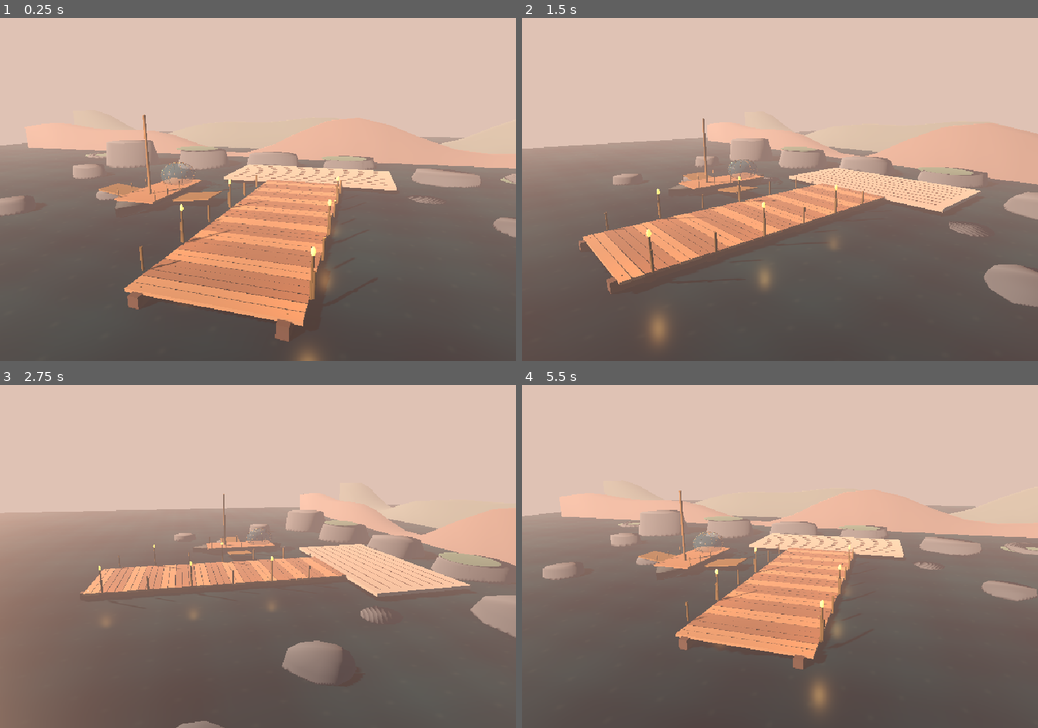
Above: before the commit, frames 1-4 (two rows, left to right).
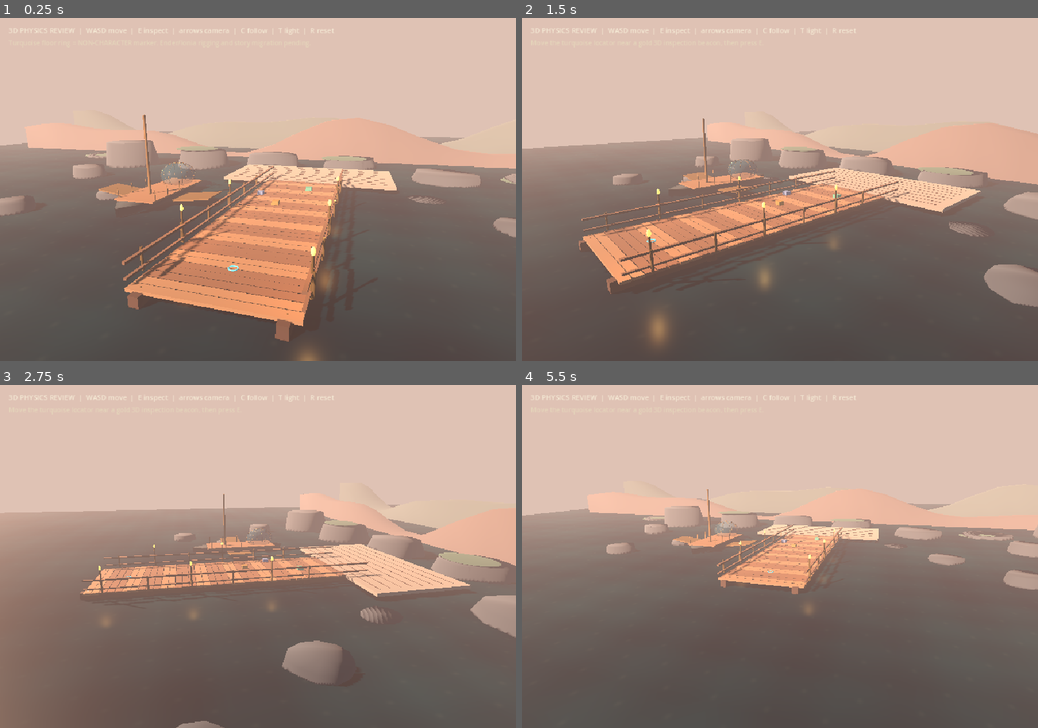
Above: after the commit, the same moments.

Repository: ndrorchestration/ToSailaStarrySky-jrpg
Game: Godot game, scene res://scenes/first_wake_3d_visual_slice.tscn
The game is run twice, just before and just after one commit, with the same random seed, the same clock (stepped at 60 frames per second) and the same inputs. This scene is started directly instead of the project's main scene.
Inputs:
- Up to frame 1 (0.25 s): no input
- Up to frame 2 (1.5 s): tap Enter at 0.5 s; hold Right (ui_right) 0.53-1.28 s; tap E at 0.6, 1.25 s; tap C at 0.8, 1.35 s; hold Down (ui_down) from 1.28 s (still down)
- Up to frame 3 (2.75 s): tap T at 1.55, 2.1 s; tap E at 2, 2.3 s; release Down (ui_down) at 2.03 s; hold Right (ui_right) from 2.03 s (still down)
- Up to frame 4 (5.5 s): tap E at 2.75, 2.85, 3.5, 4.25, 4.55 s; release Right (ui_right) at 2.78 s; hold Up (ui_up) 2.78-3.53 s; tap C at 3.05, 3.6, 5.3 s; hold Left (ui_left) 3.53-5.03 s; tap T at 3.8, 4.35 s; hold Down (ui_down) from 5.03 s (still down); tap R at 5.1 s

The runs differ from the first frame. In frame 1, 1.4% of the frame differs, in the area x 1-69%, y 3-87%; in frame 2, 1.5%; in frame 3, 1.0%; in frame 4, 15%, in the area x 0-100%, y 3-96%.

Commit message:
feat(godot3d): integrate physical dock, safety rails, movable navigation marker and true Area3D inspection probes

Diff:
--- a/godot/scripts/first_wake_3d_visual_slice.gd
+++ b/godot/scripts/first_wake_3d_visual_slice.gd
@@ -4,6 +4,7 @@
 ## Keep the existing res://scenes/first_wake_game.tscn entry untouched.
 const WaterShader = preload("res://shaders/first_wake_3d_water.gdshader")
 const CharacterSlot = preload("res://scripts/first_wake_3d_character_slot.gd")
+const NavigationMarker = preload("res://scripts/first_wake_3d_navigation_marker.gd")
 const CAMERA_TARGET := Vector3(-3.4, 0.9, -9.0)
 
 var visual_root: Node3D
@@ -18,6 +19,13 @@
 var camera_azimuth := 0.30
 var camera_distance := 34.0
 var camera_elevation := 0.24
+var navigation_body: CharacterBody3D
+var physics_root: Node3D
+var interaction_probes: Array[Area3D] = []
+var interaction_receipts: Array[String] = []
+var navigation_notice: Label
+var navigation_status: Label
+var camera_follow_navigation := false
 
 func _ready() -> void:
     _assemble()
@@ -343,6 +351,122 @@
         if slot.ready_for_art_review:
             animation_assets_loaded += 1
 
+func _static_collision(label: String, center: Vector3, bounds: Vector3) -> void:
+    var fixed := StaticBody3D.new()
+    fixed.name = label
+    fixed.collision_layer = 1
+    fixed.collision_mask = 0
+    fixed.position = center
+    var collider := CollisionShape3D.new()
+    collider.name = "TruePhysicalBoundary"
+    var shape := BoxShape3D.new()
+    shape.size = bounds
+    collider.shape = shape
+    fixed.add_child(collider)
+    physics_root.add_child(fixed)
+
+func _interaction_probe(label: String, position3: Vector3,
+        purpose: String, tint: Color) -> void:
+    var area := Area3D.new()
+    area.name = label
+    area.set_meta("review_text", purpose)
+    area.collision_layer = 0
+    area.collision_mask = 2
+    area.monitoring = true
+    area.monitorable = true
+    area.position = position3 + Vector3(0, 0.9, 0)
+    var collider := CollisionShape3D.new()
+    collider.name = "Genuine3DProximityVolume"
+    var sphere := SphereShape3D.new()
+    sphere.radius = 1.85
+    collider.shape = sphere
+    area.add_child(collider)
+    physics_root.add_child(area)
+    interaction_probes.append(area)
+    # Clearly marked golden 3D review waypoint, not a story NPC stand-in.
+    var marker_material := _material(tint, 0.38, 0.5)
+    marker_material.emission_enabled = true
+    marker_material.emission = tint * 0.55
+    marker_material.emission_energy_multiplier = 0.5
+    _box(label + "_NonCanonicalWaypoint", position3 + Vector3(0, 0.23, 0),
+        Vector3(0.65, 0.38, 0.65), marker_material)
+
+func _assemble_navigation_physics() -> void:
+    physics_root = Node3D.new()
+    physics_root.name = "IsolatedTrue3DPhysicsAndInteractionReview"
+    add_child(physics_root)
+    # Collision follows modeled pier coordinates, but does not change any
+    # CollisionShape2D/Area2D that drives the canonical First Wake.
+    _static_collision("ContinuousPierDeckPhysics",
+        Vector3(0, -0.055, -5.05), Vector3(9.10, 0.32, 30.55))
+    _static_collision("StoneArrivalPlazaPhysics",
+        Vector3(0, -0.055, -23.1), Vector3(21.8, 0.43, 10.65))
+    for side in [-1.0, 1.0]:
+        _static_collision("PierSafetyBalustrade_%s" % str(int(side)),
+            Vector3(side * 4.62, 0.72, -5.05), Vector3(0.32, 1.55, 30.5))
+    var rail_material := _material(Color("#6f5547"), 0.82, 0.06)
+    for side in [-1.0, 1.0]:
+        _box("PierContinuousVisibleSafetyRail", Vector3(side * 4.62, 1.42, -5.05),
+            Vector3(0.22, 0.15, 30.5), rail_material)
+        _box("PierLowerVisibleSafetyRail", Vector3(side * 4.62, 0.53, -5.05),
+            Vector3(0.19, 0.13, 30.5), rail_material)
+
+    navigation_body = NavigationMarker.new()
+    navigation_body.name = "NonCharacterPhysicsNavigationMarker"
+    navigation_body.position = Vector3(0, 0.14, 6.8)
+    physics_root.add_child(navigation_body)
+    _interaction_probe("NoticeBoard_ReviewOnly", Vector3(-0.9, 0.11, -6.7),
+        "Spatial notice reached. Canonical job-flyer dialogue is still in First Wake.",
+        Color("#d29b57"))
+    _interaction_probe("IoniaArrival_ReviewOnly", Vector3(1.35, 0.11, -13.2),
+        "Ionia's 3D arrival point reached. Source-approved model and conversation pending.",
+        Color("#6fc9ad"))
+    _interaction_probe("AureateWakeGangway_ReviewOnly", Vector3(-3.4, 0.11, -10.0),
+        "Gangway position verified. Real 3D boarding and ship physics not yet migrated.",
+        Color("#8ca9d8"))
+
+func _assemble_navigation_hud() -> void:
+    var overlay := CanvasLayer.new()
+    overlay.name = "ClearlyLabeled3DDevelopmentHUD"
+    overlay.layer = 3
+    add_child(overlay)
+    navigation_notice = Label.new()
+    navigation_notice.name = "NavigationControls"
+    navigation_notice.position = Vector2(16, 14)
+    navigation_notice.text = "3D PHYSICS REVIEW  |  WASD move  |  E inspect  |  arrows camera  |  C follow  |  T light  |  R reset"
+    navigation_notice.add_theme_font_size_override("font_size", 13)
+    navigation_notice.add_theme_color_override("font_color", Color("#f4e9d4"))
+    overlay.add_child(navigation_notice)
+    navigation_status = Label.new()
+    navigation_status.name = "HonestArtworkStatus"
+    navigation_status.position = Vector2(16, 38)
+    navigation_status.text = "Turquoise floor ring = NON-CHARACTER marker. Ender/Ionia rigging and story migration pending."
+    navigation_status.add_theme_font_size_override("font_size", 12)
+    navigation_status.add_theme_color_override("font_color", Color("#e4d4ba"))
+    overlay.add_child(navigation_status)
+
+func inspect_nearest_probe() -> bool:
+    if navigation_body == null:
+        return false
+    var nearest: Area3D = null
+    var nearest_distance := 100000.0
+    for area in interaction_probes:
+        # Verify actual Area3D physics overlap, not a fake screen-space
+        # proximity estimate or story flag.
+        if not area.get_overlapping_bodies().has(navigation_body):
+            continue
+        var distance := area.global_position.distance_to(navigation_body.global_position)
+        if distance < nearest_distance:
+            nearest_distance = distance
+            nearest = area
+    if nearest == null:
+        navigation_status.text = "Move the turquoise locator near a gold 3D inspection beacon, then press E."
+        return false
+    var receipt: String = nearest.name
+    interaction_receipts.append(receipt)
+    navigation_status.text = str(nearest.get_meta("review_text", "Spatial inspection only."))
+    return true
+
 func _assemble() -> void:
     visual_root = Node3D.new()
     visual_root.name = "True3DEnvironmentGeometry"
@@ -353,6 +477,8 @@
     _assemble_pier()
     _assemble_aureate_wake_study()
     _assemble_cast_import_points()
+    _assemble_navigation_physics()
+    _assemble_navigation_hud()
     camera = Camera3D.new()
     camera.name = "PlayableReviewOrbitCamera"
     camera.current = true
@@ -365,12 +491,17 @@
     if camera == null:
         return
     var horizontal := camera_distance * cos(camera_elevation)
-    camera.position = CAMERA_TARGET + Vector3(
+    var look_target: Vector3 = (
+        navigation_body.global_position + Vector3(0.0, 1.0, -3.5)
+        if camera_follow_navigation and navigation_body != null
+        else CAMERA_TARGET
+    )
+    camera.position = look_target + Vector3(
         sin(camera_azimuth) * horizontal,
         camera_distance * sin(camera_elevation),
         cos(camera_azimuth) * horizontal
     )
-    camera.look_at(CAMERA_TARGET, Vector3.UP)
+    camera.look_at(look_target, Vector3.UP)
 
 func set_time_of_day(night: bool) -> void:
     active_hour = "blue_hour" if night else "golden_hour"
@@ -385,6 +516,13 @@
     if event is InputEventKey and event.pressed and not event.echo:
         if event.keycode == KEY_T:
             set_time_of_day(active_hour != "blue_hour")
+            get_viewport().set_input_as_handled()
+        elif event.keycode == KEY_E:
+            inspect_nearest_probe()
+            get_viewport().set_input_as_handled()
+        elif event.keycode == KEY_C:
+            camera_follow_navigation = not camera_follow_navigation
+            _update_camera()
             get_viewport().set_input_as_handled()
         elif event.keycode == KEY_R:
             camera_azimuth = 0.30
@@ -407,7 +545,7 @@
     if Input.is_action_pressed("ui_down"):
         camera_distance = minf(75.0, camera_distance + delta * 12.0)
         moved = true
-    if moved:
+    if moved or camera_follow_navigation:
         _update_camera()
 
 func quality_snapshot() -> Dictionary:
@@ -427,5 +565,10 @@
         "canonical_first_wake_unchanged": true,
         "playable_chapter_one_3d_migrated": false,
         "rigged_creator_models_ready": animation_assets_loaded,
-        "cinematic_art_approved": false
+        "cinematic_art_approved": false,
+        "navigation_3d_ready": navigation_body is CharacterBody3D,
+        "physics_collision_surfaces": physics_root.get_child_count() - interaction_probes.size() - 1 if physics_root != null else 0,
+        "interactive_probes": interaction_probes.size(),
+        "chapter_1_3d_story_connected": false,
+        "3d_debug_marker_is_character_art": false
     }
